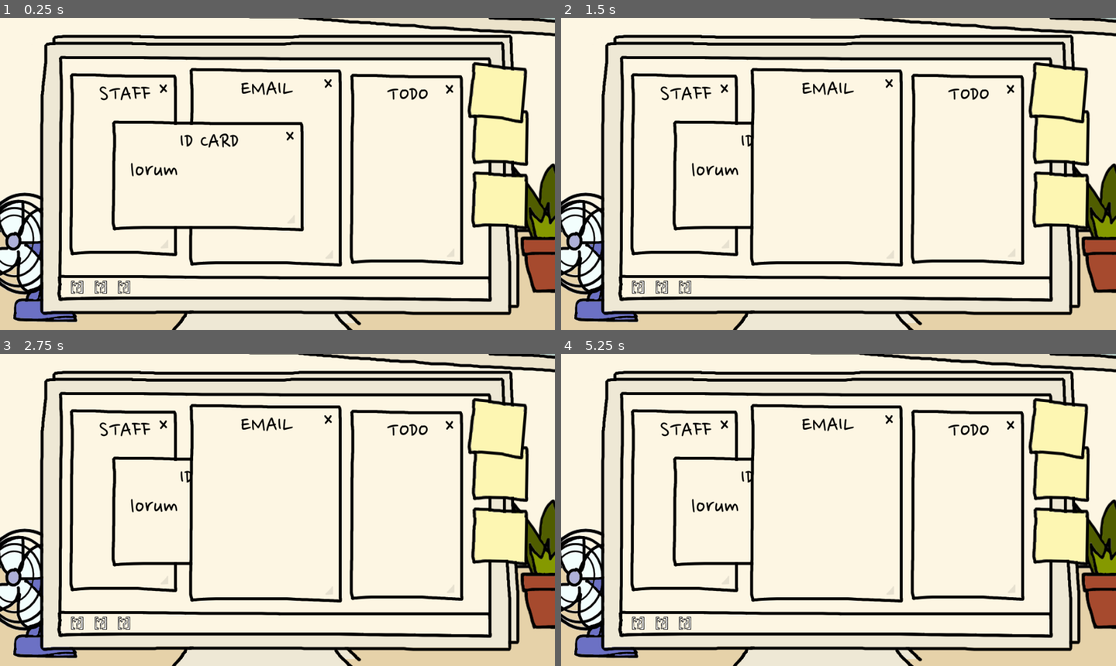
Above: before the commit, frames 1-4 (two rows, left to right).
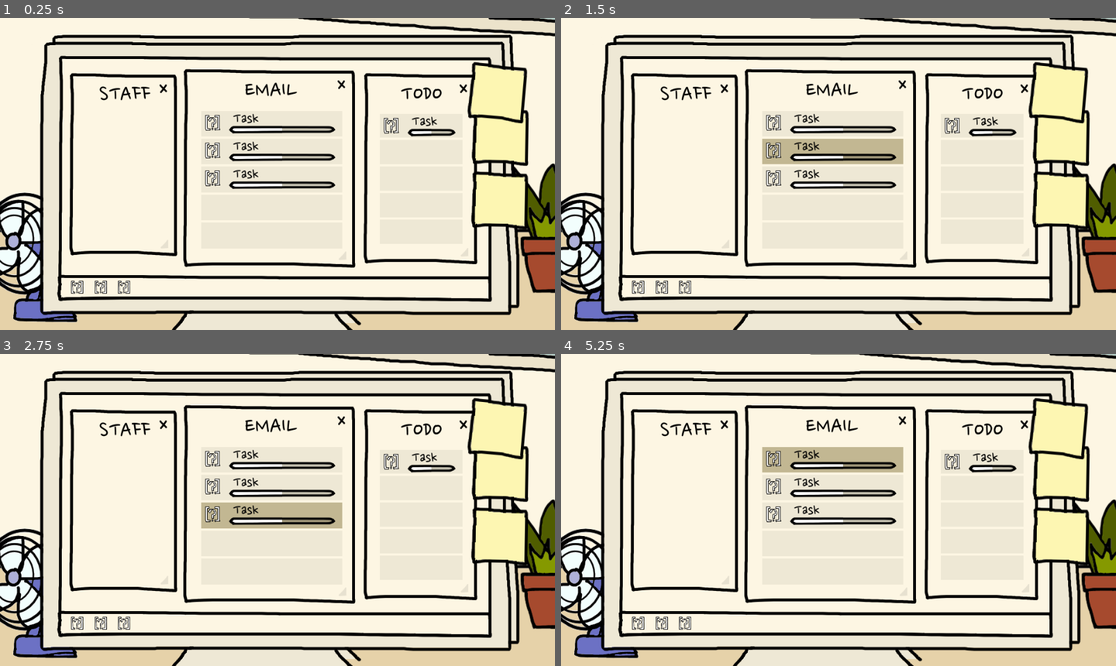
Above: after the commit, the same moments.

Repository: acannellos/overload
Game: Godot game, scene res://scenes/main.tscn
The game is run twice, just before and just after one commit, with the same random seed, the same clock (stepped at 60 frames per second) and the same inputs.
Inputs (mouse positions are in pixels of both pictures, inside the frame that each line leads up to):
- Up to frame 1 (0.25 s): no input
- Up to frame 2 (1.5 s): click (832, 124) at 0.5 s, where only the run after the commit has a clickable "Task"; click (832, 152) at 1.25 s, where only the run after the commit has a clickable "Task"
- Up to frame 3 (2.75 s): click (271, 516) at 2 s, where only the run after the commit has a clickable "Task"
- Up to frame 4 (5.25 s): click (832, 460) at 2.75 s, where only the run after the commit has a clickable "Task"; click (832, 488) at 3.5 s, where only the run after the commit has a clickable "Task"; click (832, 516) at 4.25 s, where only the run after the commit has a clickable "Task"; click (832, 460) at 5 s, where only the run after the commit has a clickable "Task"

The runs differ from the first frame. In frame 1, 7.9% of the frame differs, in the area x 20-87%, y 15-81%; in frame 2, 8.8%; in frame 3, 8.8%; in frame 4, 8.8%.

Commit message:
dev tasks data

Diff:
--- a/scenes/label.tscn
+++ b/scenes/label.tscn
@@ -3,11 +3,12 @@
 [ext_resource type="FontFile" uid="uid://cwl80ym5go76r" path="res://assets/fonts/NanumPenScript-Regular.ttf" id="1_pqj51"]
 
 [sub_resource type="LabelSettings" id="LabelSettings_jgebf"]
+resource_local_to_scene = true
 font = ExtResource("1_pqj51")
 font_size = 42
 font_color = Color(0, 0, 0, 1)
 
-[node name="Label" type="Label"]
+[node name="label" type="Label"]
 offset_right = 40.0
 offset_bottom = 23.0
 text = "lorum"
--- a/scenes/main.tscn
+++ b/scenes/main.tscn
@@ -8,8 +8,37 @@
 [ext_resource type="Texture2D" uid="uid://t6ge8qnc86bx" path="res://assets/textures/decoration.fan.png" id="4_r7nvd"]
 [ext_resource type="PackedScene" uid="uid://c7kj1dx6eu15q" path="res://scenes/shortcut.tscn" id="5_cccfp"]
 [ext_resource type="PackedScene" uid="uid://44oi3hxl61ks" path="res://scenes/window.tscn" id="5_khtn1"]
-[ext_resource type="PackedScene" uid="uid://b3ucqjbeiqpe0" path="res://scenes/task.tscn" id="6_pwdlb"]
+[ext_resource type="Script" path="res://scripts/task_list.gd" id="8_gtkw0"]
+[ext_resource type="Script" path="res://scripts/task_data.gd" id="9_1cvox"]
 [ext_resource type="PackedScene" uid="uid://c4e081k54h20x" path="res://scenes/label.tscn" id="9_kr8o7"]
+[ext_resource type="PackedScene" uid="uid://dlip7jieytqqw" path="res://scenes/task.tscn" id="10_blahj"]
+[ext_resource type="FontFile" uid="uid://cwl80ym5go76r" path="res://assets/fonts/NanumPenScript-Regular.ttf" id="12_o5nck"]
+
+[sub_resource type="Resource" id="Resource_twink"]
+script = ExtResource("9_1cvox")
+progress = 0.0
+goal = 100.0
+
+[sub_resource type="Resource" id="Resource_npeys"]
+script = ExtResource("9_1cvox")
+progress = 0.0
+goal = 100.0
+
+[sub_resource type="Resource" id="Resource_0mi3g"]
+script = ExtResource("9_1cvox")
+progress = 0.0
+goal = 100.0
+
+[sub_resource type="Resource" id="Resource_vkhnd"]
+script = ExtResource("9_1cvox")
+progress = 0.0
+goal = 100.0
+
+[sub_resource type="LabelSettings" id="LabelSettings_dbpxa"]
+resource_local_to_scene = true
+font = ExtResource("12_o5nck")
+font_size = 42
+font_color = Color(0, 0, 0, 1)
 
 [node name="main" type="Node2D"]
 script = ExtResource("1_urqak")
@@ -68,14 +97,13 @@
 
 [node name="email" parent="screen_layer/screen/windows" instance=ExtResource("5_khtn1")]
 layout_mode = 0
-offset_left = 226.0
-offset_top = 21.0
-offset_right = 501.0
-offset_bottom = 378.0
+offset_left = 216.0
+offset_top = 23.0
+offset_right = 524.0
+offset_bottom = 380.0
 title = "email"
 
-[node name="HBoxContainer" type="VBoxContainer" parent="screen_layer/screen/windows/email"]
-visible = false
+[node name="task_list" type="VBoxContainer" parent="screen_layer/screen/windows/email"]
 layout_mode = 1
 anchors_preset = 15
 anchor_right = 1.0
@@ -86,31 +114,35 @@
 offset_bottom = -40.0
 grow_horizontal = 2
 grow_vertical = 2
-
-[node name="task" parent="screen_layer/screen/windows/email/HBoxContainer" instance=ExtResource("6_pwdlb")]
-layout_mode = 2
-
-[node name="task2" parent="screen_layer/screen/windows/email/HBoxContainer" instance=ExtResource("6_pwdlb")]
-layout_mode = 2
-
-[node name="task3" parent="screen_layer/screen/windows/email/HBoxContainer" instance=ExtResource("6_pwdlb")]
-layout_mode = 2
-
-[node name="task4" parent="screen_layer/screen/windows/email/HBoxContainer" instance=ExtResource("6_pwdlb")]
-layout_mode = 2
-
-[node name="task5" parent="screen_layer/screen/windows/email/HBoxContainer" instance=ExtResource("6_pwdlb")]
-layout_mode = 2
+script = ExtResource("8_gtkw0")
+task_datas = Array[ExtResource("9_1cvox")]([SubResource("Resource_twink"), SubResource("Resource_npeys"), SubResource("Resource_0mi3g"), null, null])
+Task = ExtResource("10_blahj")
 
 [node name="todo" parent="screen_layer/screen/windows" instance=ExtResource("5_khtn1")]
 layout_mode = 0
-offset_left = 504.0
-offset_top = 31.0
-offset_right = 711.0
-offset_bottom = 375.0
+offset_left = 528.0
+offset_top = 30.0
+offset_right = 735.0
+offset_bottom = 374.0
 title = "todo"
 
+[node name="task_list" type="VBoxContainer" parent="screen_layer/screen/windows/todo"]
+layout_mode = 1
+anchors_preset = 15
+anchor_right = 1.0
+anchor_bottom = 1.0
+offset_left = 32.0
+offset_top = 77.0
+offset_right = -32.0
+offset_bottom = -42.0
+grow_horizontal = 2
+grow_vertical = 2
+script = ExtResource("8_gtkw0")
+task_datas = Array[ExtResource("9_1cvox")]([SubResource("Resource_vkhnd"), null, null, null, null])
+Task = ExtResource("10_blahj")
+
 [node name="id_card" parent="screen_layer/screen/windows" instance=ExtResource("5_khtn1")]
+visible = false
 layout_mode = 0
 offset_left = 92.0
 offset_top = 112.0
@@ -132,6 +164,7 @@
 
 [node name="Label" parent="screen_layer/screen/windows/id_card/HBoxContainer" instance=ExtResource("9_kr8o7")]
 layout_mode = 2
+label_settings = SubResource("LabelSettings_dbpxa")
 
 [node name="taskbar" parent="screen_layer/screen" instance=ExtResource("4_jekmt")]
 layout_mode = 0
--- a/scenes/task.tscn
+++ b/scenes/task.tscn
@@ -1,12 +1,65 @@
-[gd_scene format=3 uid="uid://b3ucqjbeiqpe0"]
+[gd_scene load_steps=10 format=3 uid="uid://dlip7jieytqqw"]
 
-[node name="task" type="Panel"]
-offset_right = 40.0
+[ext_resource type="Texture2D" uid="uid://djo7i6tgq335t" path="res://assets/textures/pix.whitebg.png" id="1_c4ypa"]
+[ext_resource type="Texture2D" uid="uid://bpjf4dc5xwx5p" path="res://assets/textures/pix.whitebg.k.png" id="2_4pt2g"]
+[ext_resource type="Texture2D" uid="uid://doifg8ruxcahx" path="res://assets/textures/icons.default.png" id="2_f5h7x"]
+[ext_resource type="PackedScene" uid="uid://c4e081k54h20x" path="res://scenes/label.tscn" id="3_4cyge"]
+[ext_resource type="Script" path="res://scripts/task_button.gd" id="3_dw0ur"]
+[ext_resource type="FontFile" uid="uid://cwl80ym5go76r" path="res://assets/fonts/NanumPenScript-Regular.ttf" id="4_l8ck2"]
+[ext_resource type="Texture2D" uid="uid://cbfvwm00662jy" path="res://assets/textures/bar.under.png" id="5_6in4v"]
+[ext_resource type="Texture2D" uid="uid://cnjiawcpulbfs" path="res://assets/textures/bar.over.png" id="6_jqyci"]
+
+[sub_resource type="LabelSettings" id="LabelSettings_qgcdx"]
+resource_local_to_scene = true
+font = ExtResource("4_l8ck2")
+font_size = 28
+font_color = Color(0, 0, 0, 1)
+
+[node name="task" type="TextureButton"]
+offset_right = 200.0
 offset_bottom = 40.0
-size_flags_horizontal = 3
 size_flags_vertical = 3
+texture_normal = ExtResource("1_c4ypa")
+texture_hover = ExtResource("2_4pt2g")
+stretch_mode = 0
+script = ExtResource("3_dw0ur")
 
-[node name="MarginContainer" type="MarginContainer" parent="."]
-layout_mode = 0
-offset_right = 40.0
-offset_bottom = 40.0
+[node name="label" parent="." instance=ExtResource("3_4cyge")]
+layout_mode = 2
+offset_left = 55.0
+offset_top = -5.0
+offset_right = 170.0
+offset_bottom = 33.0
+text = "Task"
+label_settings = SubResource("LabelSettings_qgcdx")
+vertical_alignment = 1
+
+[node name="TextureProgressBar" type="TextureProgressBar" parent="."]
+layout_mode = 1
+anchors_preset = 10
+anchor_right = 1.0
+offset_left = 48.0
+offset_top = 25.0
+offset_right = -12.0
+offset_bottom = 45.0
+grow_horizontal = 2
+scale = Vector2(1, 0.7)
+value = 50.0
+nine_patch_stretch = true
+stretch_margin_left = 10
+stretch_margin_top = 10
+stretch_margin_right = 10
+stretch_margin_bottom = 10
+texture_under = ExtResource("5_6in4v")
+texture_progress = ExtResource("6_jqyci")
+
+[node name="TextureRect" type="TextureRect" parent="."]
+layout_mode = 2
+offset_left = 6.0
+offset_top = 6.0
+offset_right = 150.0
+offset_bottom = 150.0
+scale = Vector2(0.2, 0.2)
+texture = ExtResource("2_f5h7x")
+
+[connection signal="gui_input" from="." to="." method="_on_gui_input"]
--- a/scripts/Events.gd
+++ b/scripts/Events.gd
@@ -1,3 +1,4 @@
 extends Node
 
 signal window_selected
+signal task_clicked(index)
--- /dev/null
+++ b/scripts/task.gd
@@ -0,0 +1,21 @@
+extends Panel
+
+
+
+# Called when the node enters the scene tree for the first time.
+func _ready():
+	pass # Replace with function body.
+
+
+# Called every frame. 'delta' is the elapsed time since the previous frame.
+func _process(delta):
+	pass
+
+
+func _on_gui_input(event):
+	if event is InputEventMouseButton and event.is_pressed():
+		if event.button_index == MOUSE_BUTTON_LEFT:
+			print("button clicked")
+
+func set_task_data():
+	print("task data set")
--- /dev/null
+++ b/scripts/task_button.gd
@@ -0,0 +1,32 @@
+extends TextureButton
+
+var is_empty: bool = true
+
+@onready var texture_rect = $TextureRect
+@onready var label = $label
+@onready var texture_progress_bar = $TextureProgressBar
+
+# Called when the node enters the scene tree for the first time.
+func _ready():
+	call_deferred("handle_ready")
+
+func handle_ready():
+	if is_empty:
+		texture_rect.visible = false
+		label.visible = false
+		texture_progress_bar.visible = false
+		disabled = true
+
+# Called every frame. 'delta' is the elapsed time since the previous frame.
+func _process(delta):
+	pass
+
+
+func _on_gui_input(event):
+	if event is InputEventMouseButton and event.is_pressed():
+		if event.button_index == MOUSE_BUTTON_LEFT:
+			Events.task_clicked.emit(get_index())
+			print("button clicked")
+
+func set_task_data():
+	print("task data set")
--- /dev/null
+++ b/scripts/task_data.gd
@@ -0,0 +1,5 @@
+extends Resource
+class_name TaskData
+
+@export var progress: float = 0.0
+@export var goal: float = 100.0
--- /dev/null
+++ b/scripts/task_list.gd
@@ -0,0 +1,22 @@
+extends VBoxContainer
+
+@export var task_datas: Array[TaskData]
+@export var Task: PackedScene
+
+func _ready():
+	populate_task_list()
+
+func _process(delta):
+	pass
+
+func populate_task_list():
+	for child in get_children():
+		child.queue_free()
+
+	for task_data in task_datas:
+		var task = Task.instantiate()
+		add_child(task)
+		if task_data:
+			task.is_empty = false
+
+		#task.set_task_data(task_data)
Binary file added: assets/textures/bar.over.png
Not shown, added: assets/textures/bar.over.png.import
Binary file added: assets/textures/bar.under.png
Not shown, added: assets/textures/bar.under.png.import
Binary file added: assets/textures/pix.png
Not shown, added: assets/textures/pix.png.import
Binary file added: assets/textures/pix.whitebg.k.png
Not shown, added: assets/textures/pix.whitebg.k.png.import
Binary file added: assets/textures/pix.whitebg.png
Not shown, added: assets/textures/pix.whitebg.png.import
Not shown: 1 places in scenes/main.tscn that only renumber resources
